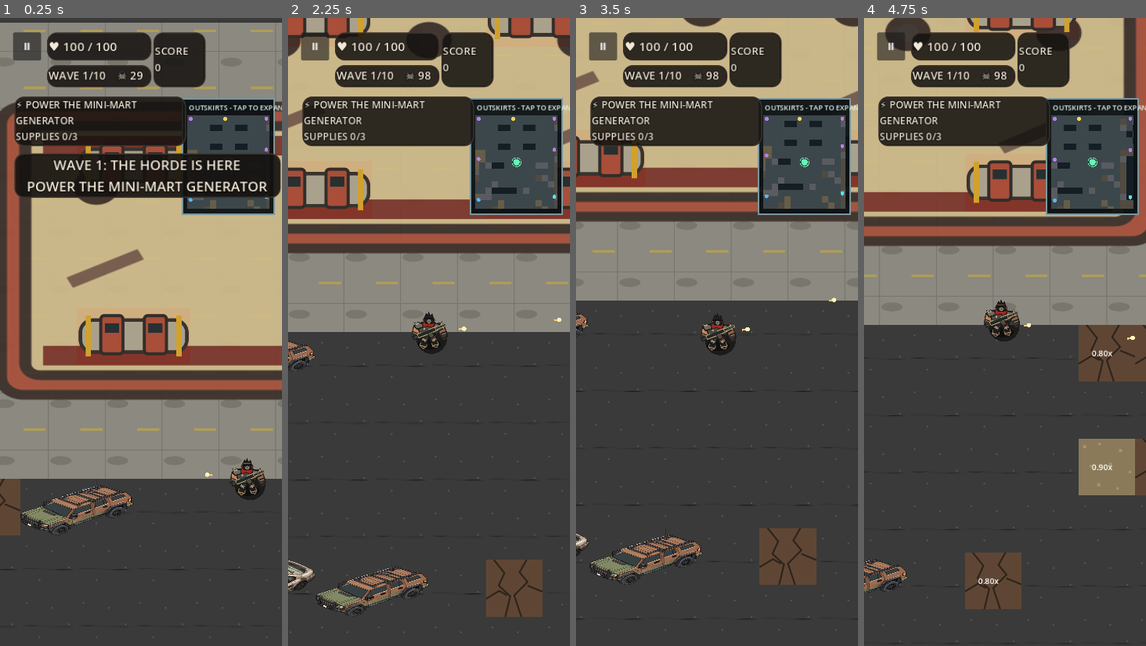
Above: before the commit, frames 1-4 (left to right).
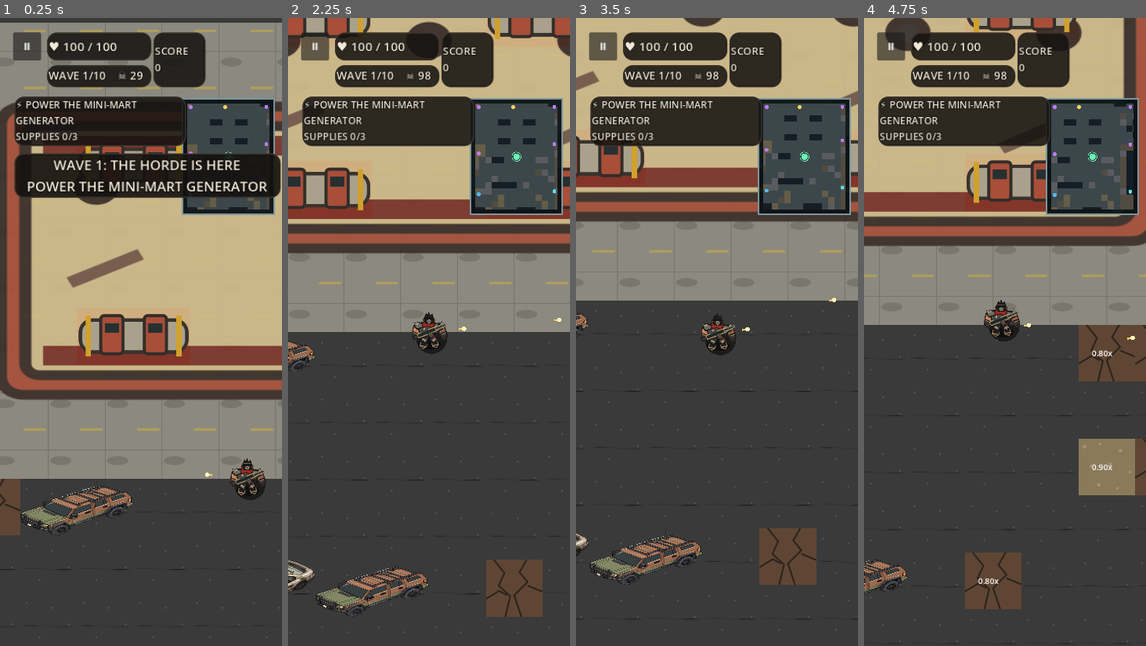
Above: after the commit, the same moments.

Repository: dennypag02/deadshift
Game: Godot game, scene res://scenes/Outskirts.tscn
Same seed, same stepped clock (60 frames per second), same inputs: the game is played once before the commit and once after it.
Inputs (mouse positions are in pixels of both pictures, inside the frame that each line leads up to):
- Up to frame 1 (0.25 s): no input
- Up to frame 2 (2.25 s): tap Enter at 0.5 s; drag from (516, 156) to (457, 193) at 0.52 s; click "Ⅱ" at 1.25 s; click "RESUME" at 2 s
- Up to frame 3 (3.5 s): tap Space at 2.75 s; drag from (660, 363) to (702, 457) at 2.77 s
- Up to frame 4 (4.75 s): move the mouse to (1033, 193) at 3.52 s; hold Right (ui_right) 3.53-4.25 s; tap H at 3.6 s; drag from (990, 457) to (920, 237) at 4.27 s

The runs differ from the first frame. In frame 1, 1.1% of the frame differs, in the area x 66-100%, y 13-31%; in frame 2, 1.8%; in frame 3, 1.9%; in frame 4, 1.8%.

Commit message:
Replace minimap text with expand icon and position away from score

Diff:
--- a/godot/scripts/tactical_minimap.gd
+++ b/godot/scripts/tactical_minimap.gd
@@ -4,6 +4,8 @@
 const DETECTION_RADIUS := 1050.0
 var game: Node2D
 var expanded := false
+var small_position := Vector2(310, 12)
+var small_size := Vector2(110, 112)
 
 func _ready() -> void:
 	mouse_filter = Control.MOUSE_FILTER_STOP
@@ -24,11 +26,11 @@
 func _toggle() -> void:
 	expanded = not expanded
 	if expanded:
-		position = Vector2(16, 210)
-		size = Vector2(400, 520)
+		position = Vector2(16, 155)
+		size = Vector2(400, 510)
 	else:
-		position = Vector2(280, 124)
-		size = Vector2(140, 176)
+		position = small_position
+		size = small_size
 
 func _point(world: Vector2, area: Rect2, origin: Vector2, scale: float) -> Vector2:
 	return area.position + (world - origin) * scale
@@ -36,10 +38,12 @@
 func _draw() -> void:
 	if game == null:
 		return
-	var area := Rect2(Vector2(7, 25), size - Vector2(14, 33))
+	var area := Rect2(Vector2(7, 7), size - Vector2(14, 14))
 	draw_rect(Rect2(Vector2.ZERO, size), Color(0.035, 0.065, 0.08, 0.94))
 	draw_rect(Rect2(Vector2.ZERO, size), Color("#7b969c"), false, 2.0)
-	draw_string(ThemeDB.fallback_font, Vector2(9, 17), "OUTSKIRTS - TAP TO %s" % ("CLOSE" if expanded else "EXPAND"), HORIZONTAL_ALIGNMENT_LEFT, -1, 11, Color("#e4f0e9"))
+	draw_line(Vector2(size.x - 22, 9), Vector2(size.x - 9, 9), Color("#F2A23A"), 2.0)
+	draw_line(Vector2(size.x - 9, 9), Vector2(size.x - 9, 22), Color("#F2A23A"), 2.0)
+	draw_line(Vector2(size.x - 23, 23), Vector2(size.x - 10, 10), Color("#F2A23A"), 2.0)
 	var scale := minf(area.size.x / 4096.0, area.size.y / 5120.0) if expanded else 0.075
 	var origin: Vector2 = Vector2.ZERO if expanded else Vector2(game.player_pos) - area.size / (2.0 * scale)
 	for y in range(40):
